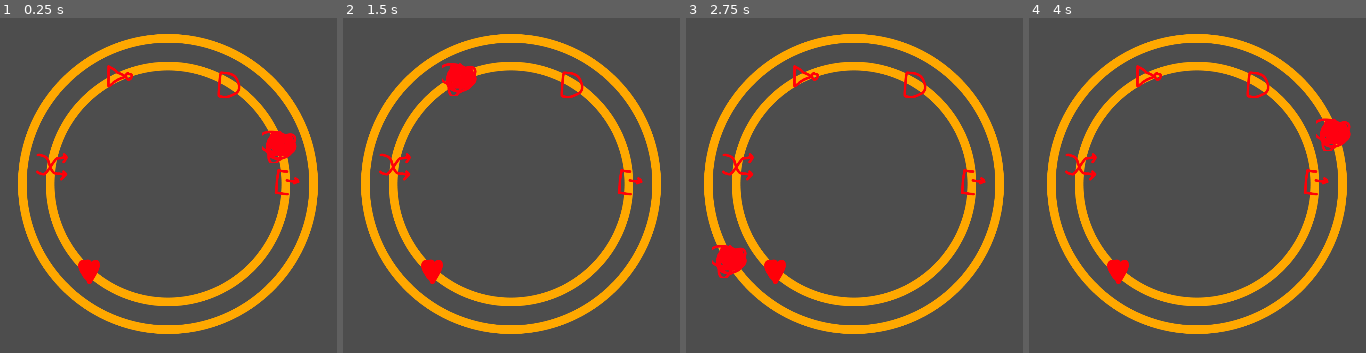
Above: before the commit, frames 1-4 (left to right).
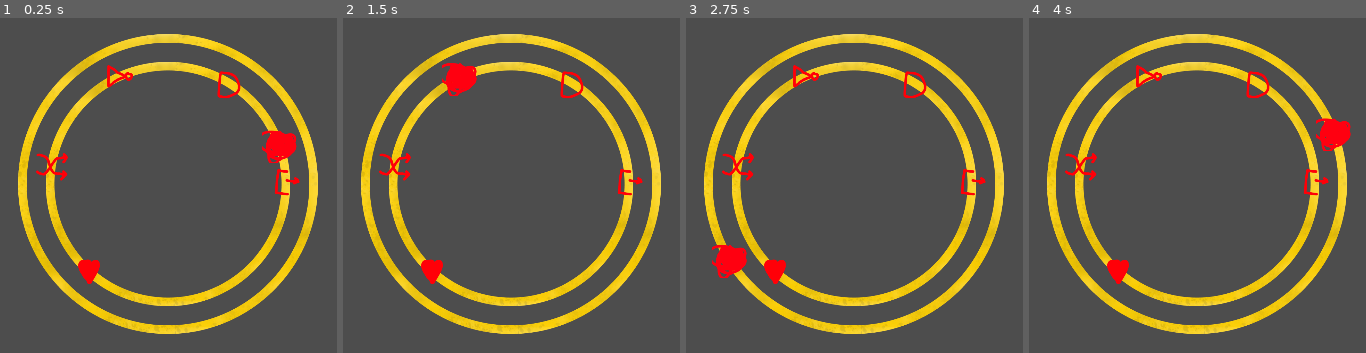
Above: after the commit, the same moments.

Repository: triangle-int/logi-charm
Game: Godot game, scene res://scenes/game.tscn
Same seed, same stepped clock (60 frames per second), same inputs: the game is played once before the commit and once after it.
Inputs (mouse positions are in pixels of both pictures, inside the frame that each line leads up to):
- Up to frame 1 (0.25 s): no input
- Up to frame 2 (1.5 s): move the mouse to (outside the picture) at 0.52 s; move the mouse to (349, 205) at 1.27 s
- Up to frame 3 (2.75 s): move the mouse to (935, 85) at 2.02 s
- Up to frame 4 (4 s): move the mouse to (1157, 272) at 2.77 s; move the mouse to (outside the picture) at 3.52 s

The runs differ from the first frame. In frame 1, 11% of the frame differs, in the area x 5-95%, y 4-95%; in frame 2, 12%; in frame 3, 12%; in frame 4, 11%.

Commit message:
Loading screen animations fixes

Diff:
--- a/scenes/loading_screen.tscn
+++ b/scenes/loading_screen.tscn
@@ -3,6 +3,7 @@
 [ext_resource type="Script" path="res://scripts/ui/loading_screen.gd" id="1_5ku8y"]
 [ext_resource type="Texture2D" uid="uid://dvr68x74iehxd" path="res://sprites/rings/ring_3.png" id="1_re01p"]
 [ext_resource type="Texture2D" uid="uid://dd0yfmfksxq2l" path="res://sprites/gates/end_gate.png" id="2_333nt"]
+[ext_resource type="Texture2D" uid="uid://duo36i2a5efu4" path="res://sprites/loading_background.png" id="2_aiwgs"]
 [ext_resource type="Texture2D" uid="uid://d2lu0e5r105y" path="res://sprites/pointer/high_pointer.png" id="3_dutbt"]
 
 [sub_resource type="Animation" id="Animation_rt8ln"]
@@ -10,7 +11,7 @@
 tracks/0/type = "bezier"
 tracks/0/imported = false
 tracks/0/enabled = true
-tracks/0/path = NodePath("CanvasLayer/Background:position:x")
+tracks/0/path = NodePath("VisibleArea:offset_right")
 tracks/0/interp = 1
 tracks/0/loop_wrap = true
 tracks/0/keys = {
@@ -21,7 +22,7 @@
 tracks/1/type = "bezier"
 tracks/1/imported = false
 tracks/1/enabled = true
-tracks/1/path = NodePath("CanvasLayer/Background:position:y")
+tracks/1/path = NodePath("VisibleArea:offset_left")
 tracks/1/interp = 1
 tracks/1/loop_wrap = true
 tracks/1/keys = {
@@ -35,23 +36,23 @@
 tracks/0/type = "bezier"
 tracks/0/imported = false
 tracks/0/enabled = true
-tracks/0/path = NodePath("CanvasLayer/Background:position:x")
+tracks/0/path = NodePath("VisibleArea:offset_left")
 tracks/0/interp = 1
 tracks/0/loop_wrap = true
 tracks/0/keys = {
 "handle_modes": PackedInt32Array(0, 0),
-"points": PackedFloat32Array(0, -0.25, 0, 0.25, 0, 1205, -0.25, 0, 0.25, 0),
+"points": PackedFloat32Array(0, -0.25, 0, 0.25, 0, 1300, 0, -500, 0.25, 0),
 "times": PackedFloat32Array(0, 0.7)
 }
 tracks/1/type = "bezier"
 tracks/1/imported = false
 tracks/1/enabled = true
-tracks/1/path = NodePath("CanvasLayer/Background:position:y")
+tracks/1/path = NodePath("VisibleArea:offset_right")
 tracks/1/interp = 1
 tracks/1/loop_wrap = true
 tracks/1/keys = {
 "handle_modes": PackedInt32Array(0, 0),
-"points": PackedFloat32Array(0, -0.25, 0, 0.25, 0, 0, -0.25, 0, 0.25, 0),
+"points": PackedFloat32Array(0, -0.25, 0, 0.25, 0, 1300, 0, -500, 0.25, 0),
 "times": PackedFloat32Array(0, 0.7)
 }
 
@@ -60,7 +61,7 @@
 tracks/0/type = "method"
 tracks/0/imported = false
 tracks/0/enabled = true
-tracks/0/path = NodePath(".")
+tracks/0/path = NodePath("..")
 tracks/0/interp = 1
 tracks/0/loop_wrap = true
 tracks/0/keys = {
@@ -74,23 +75,23 @@
 tracks/1/type = "bezier"
 tracks/1/imported = false
 tracks/1/enabled = true
-tracks/1/path = NodePath("CanvasLayer/Background:position:x")
+tracks/1/path = NodePath("VisibleArea:offset_left")
 tracks/1/interp = 1
 tracks/1/loop_wrap = true
 tracks/1/keys = {
 "handle_modes": PackedInt32Array(0, 0),
-"points": PackedFloat32Array(-1185, -0.25, 0, 0.25, 0, 0, -0.25, 0, 0.25, 0),
+"points": PackedFloat32Array(-1300, -0.25, 0, 0, 600, 0, -0.25, 0, 0.25, 0),
 "times": PackedFloat32Array(0, 0.7)
 }
 tracks/2/type = "bezier"
 tracks/2/imported = false
 tracks/2/enabled = true
-tracks/2/path = NodePath("CanvasLayer/Background:position:y")
+tracks/2/path = NodePath("VisibleArea:offset_right")
 tracks/2/interp = 1
 tracks/2/loop_wrap = true
 tracks/2/keys = {
 "handle_modes": PackedInt32Array(0, 0),
-"points": PackedFloat32Array(0, -0.25, 0, 0.25, 0, 0, -0.25, 0, 0.25, 0),
+"points": PackedFloat32Array(-1300, -0.25, 0, 0, 600, 0, -0.25, 0, 0.25, 0),
 "times": PackedFloat32Array(0, 0.7)
 }
 
@@ -101,9 +102,6 @@
 "start_load": SubResource("Animation_sgjnx")
 }
 
-[sub_resource type="StyleBoxFlat" id="StyleBoxFlat_dyeyb"]
-bg_color = Color(0, 0, 0, 1)
-
 [node name="LoadingScreen" type="Node2D"]
 script = ExtResource("1_5ku8y")
 transition_duration = 2.0
@@ -112,21 +110,35 @@
 layer = 10
 
 [node name="AnimationPlayer" type="AnimationPlayer" parent="CanvasLayer"]
-root_node = NodePath("../..")
 libraries = {
 "": SubResource("AnimationLibrary_rjpek")
 }
 autoplay = "start_load"
 
-[node name="Background" type="Panel" parent="CanvasLayer"]
+[node name="VisibleArea" type="Control" parent="CanvasLayer"]
+layout_mode = 3
 anchors_preset = 15
 anchor_right = 1.0
 anchor_bottom = 1.0
 grow_horizontal = 2
 grow_vertical = 2
-theme_override_styles/panel = SubResource("StyleBoxFlat_dyeyb")
 
-[node name="Ring" type="TextureRect" parent="CanvasLayer/Background"]
+[node name="Background" type="TextureRect" parent="CanvasLayer/VisibleArea"]
+layout_mode = 1
+anchors_preset = 8
+anchor_left = 0.5
+anchor_top = 0.5
+anchor_right = 0.5
+anchor_bottom = 0.5
+offset_left = -700.0
+offset_top = -324.0
+offset_right = 700.0
+offset_bottom = 324.0
+grow_horizontal = 2
+grow_vertical = 2
+texture = ExtResource("2_aiwgs")
+
+[node name="Ring" type="TextureRect" parent="CanvasLayer/VisibleArea"]
 layout_mode = 1
 anchors_preset = 8
 anchor_left = 0.5
@@ -142,7 +154,7 @@
 texture = ExtResource("1_re01p")
 expand_mode = 1
 
-[node name="EndComponent" type="TextureRect" parent="CanvasLayer/Background/Ring"]
+[node name="EndComponent" type="TextureRect" parent="CanvasLayer/VisibleArea/Ring"]
 layout_mode = 1
 anchors_preset = 8
 anchor_left = 0.5
@@ -158,7 +170,7 @@
 texture = ExtResource("2_333nt")
 expand_mode = 1
 
-[node name="Pointer" type="TextureRect" parent="CanvasLayer/Background/Ring"]
+[node name="Pointer" type="TextureRect" parent="CanvasLayer/VisibleArea/Ring"]
 layout_mode = 1
 anchors_preset = 8
 anchor_left = 0.5
--- a/scripts/ui/loading_screen.gd
+++ b/scripts/ui/loading_screen.gd
@@ -5,8 +5,8 @@
 @export var transition_duration = 0.3;
 
 @onready var animation_player: AnimationPlayer = $CanvasLayer/AnimationPlayer
-@onready var ring: Control = $CanvasLayer/Background/Ring
-@onready var pointer: Control = $CanvasLayer/Background/Ring/Pointer
+@onready var ring: Control = $CanvasLayer/VisibleArea/Ring
+@onready var pointer: Control = $CanvasLayer/VisibleArea/Ring/Pointer
 
 var _tween: Tween;
 var _angle: float;
Binary file added: sprites/loading_background.png
Not shown, added: sprites/loading_background.png.import
Binary file changed: sprites/rings/ring_1.png
Binary file changed: sprites/rings/ring_2.png
Binary file changed: sprites/rings/ring_3.png
